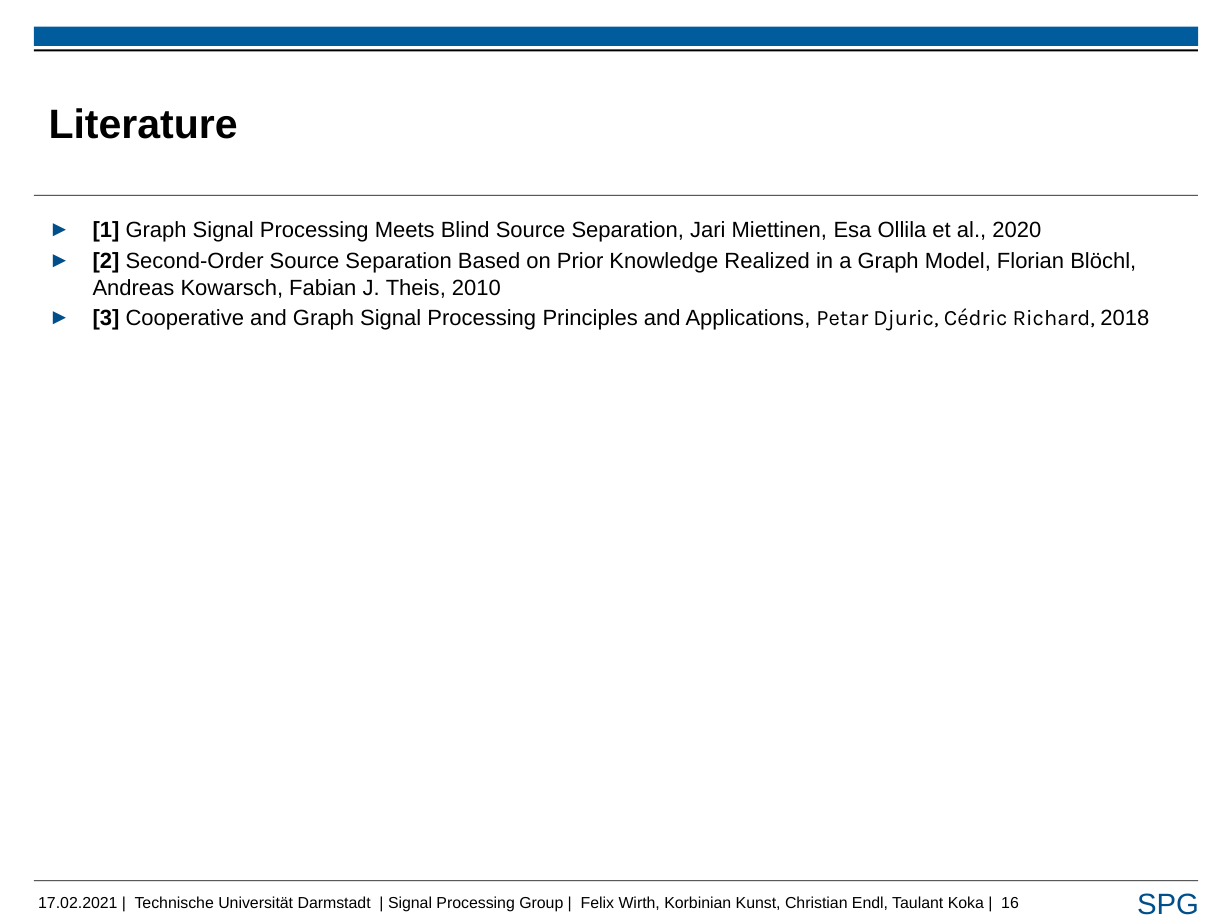
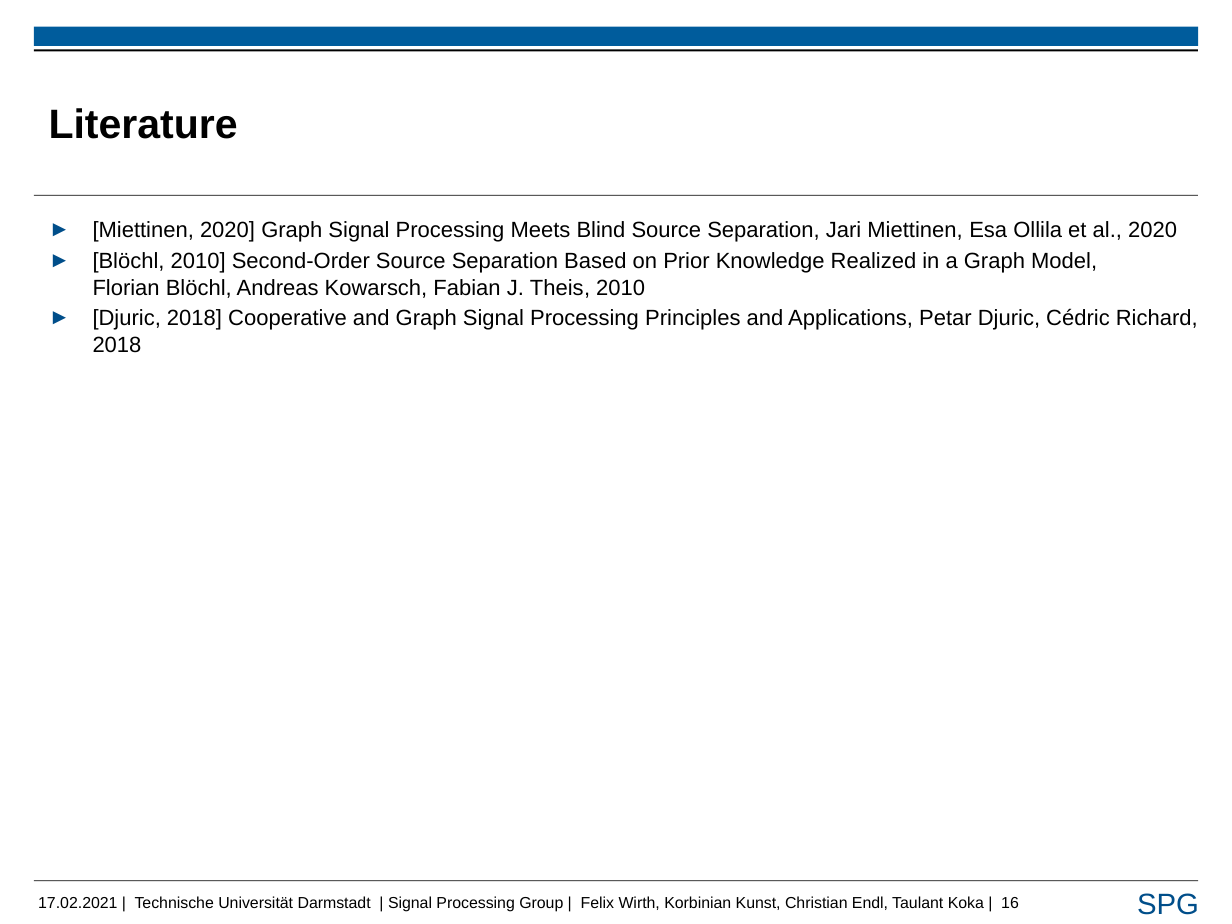
Before and after one commit to FelixUniDa/EEG-Project, a slide deck: slide 16 of Presentation/Taulant_pres_rsp.pptx. Drawn at 1232x924 pixels with LibreOffice and Linux fonts; fonts in the diff are those of the drawing; background and template pictures are left out. Boxes give left, top, right and bottom in pixels: in the first picture for what was removed or moved away, otherwise in the second. Text is boxed around its words. In the diff, an @@ line names an element or a change of style, - is before the commit and + after.

Commit message:
Update

```diff
--- a/Presentation/Taulant_pres_rsp.pptx
+++ b/Presentation/Taulant_pres_rsp.pptx
@@ text at bbox=[93, 221, 1198, 353]: text changed @@
-► [1] Graph Signal Processing Meets Blind Source Separation, Jari Miettinen, Esa Ollila et al., 2020
-► [2] Second-Order Source Separation Based on Prior Knowledge Realized in a Graph Model, Florian Blöchl, Andreas Kowarsch, Fabian J. Theis, 2010
-► [3] Cooperative and Graph Signal Processing Principles and Applications, Petar Djuric, Cédric Richard, 2018
+► [Miettinen, 2020] Graph Signal Processing Meets Blind Source Separation, Jari Miettinen, Esa Ollila et al., 2020
+► [Blöchl, 2010] Second-Order Source Separation Based on Prior Knowledge Realized in a Graph Model, Florian Blöchl, Andreas Kowarsch, Fabian J. Theis, 2010
+► [Djuric, 2018] Cooperative and Graph Signal Processing Principles and Applications, Petar Djuric, Cédric Richard, 2018
```
Also in this commit, not shown: 14 other slides changed.
